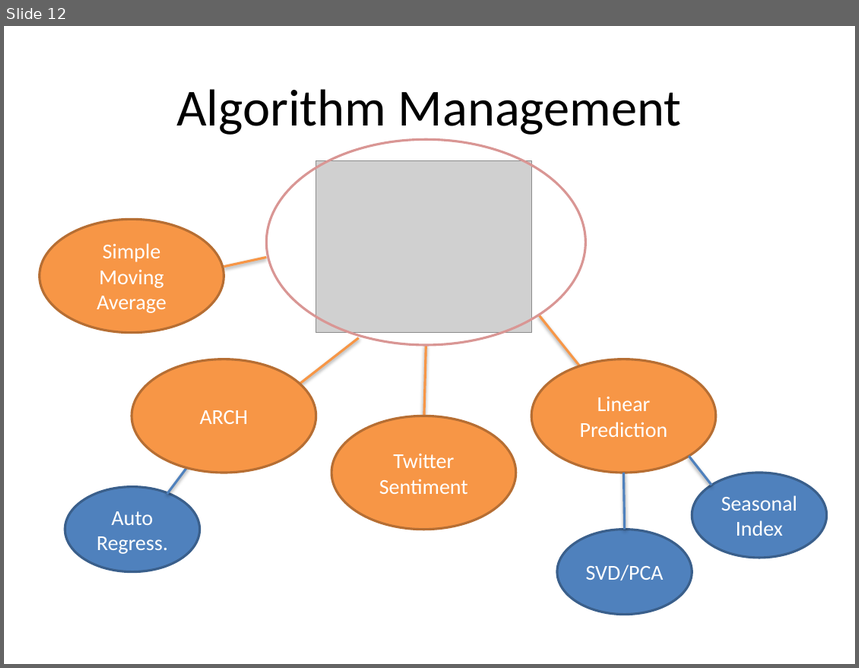
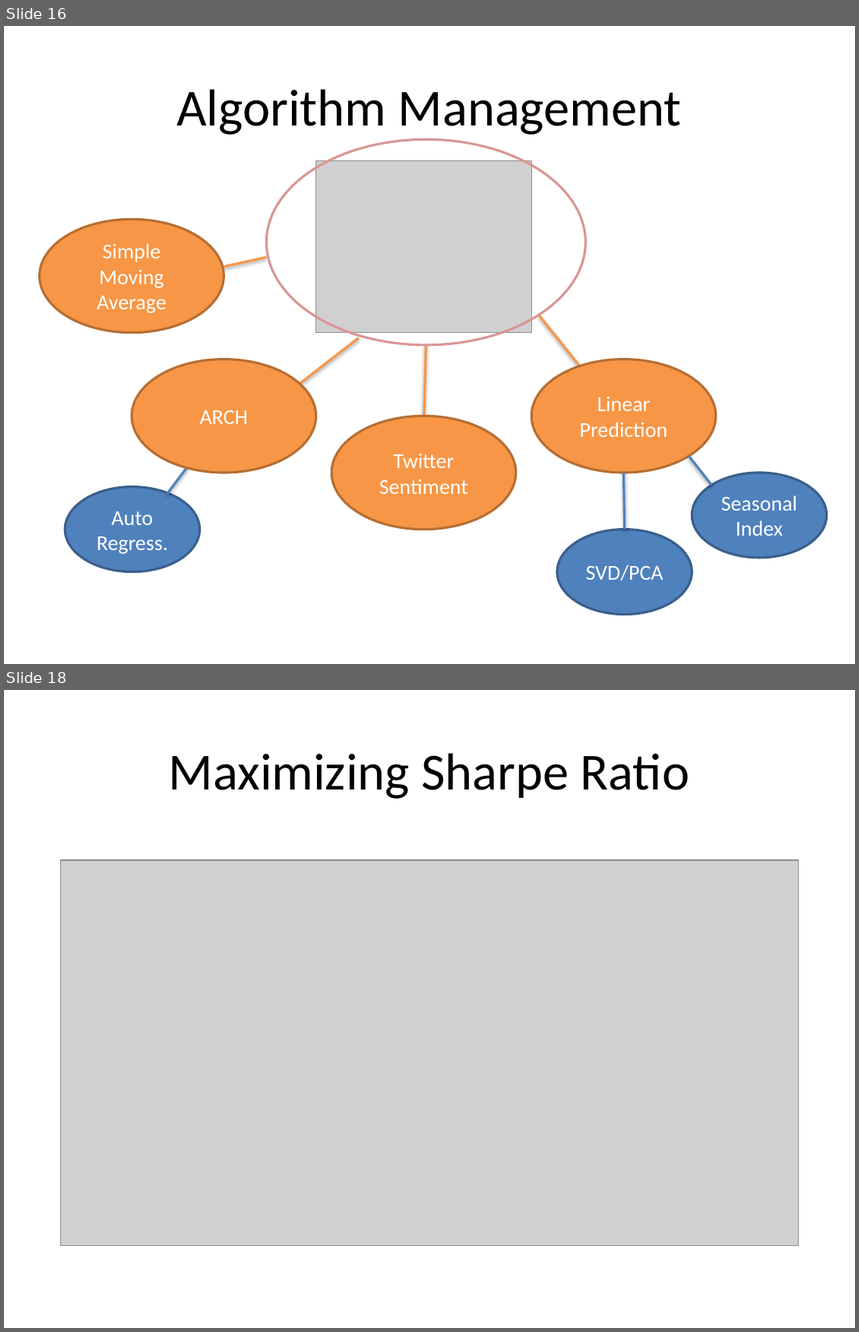
Before and after one commit to abhaykamat/AlgoTrading, a slide deck: report/AlgorithmicTrading.pptx. Shown one above the other, each under a label of ours: slide 12 before the commit, slides 16 and 18 after it; the slides between them are not shown. The pictures are 859x668 and 859x1332 pixels, drawn with LibreOffice and Linux fonts; fonts in the diff are those of the drawing; grey boxes stand for pictures. Boxes give left, top, right and bottom in pixels: in the first picture for what was removed or moved away, otherwise in the second. Text is boxed around its words. In the diff, an @@ line names an element or a change of style, - is before the commit and + after.

```diff
--- a/report/AlgorithmicTrading.pptx
+++ b/report/AlgorithmicTrading.pptx
@@ slide 18 added at (4, 690, 855, 1328), background #FFFFFF @@
@@ title added at (169, 753, 690, 799), 44 pt, text #000000 @@
+Maximizing Sharpe Ratio
@@ picture added at (61, 860, 799, 1246) @@
@@ what was slide 12 is now slide 16 @@
```
Also in this commit, not shown: 4 slides changed, 5 other slides added.
